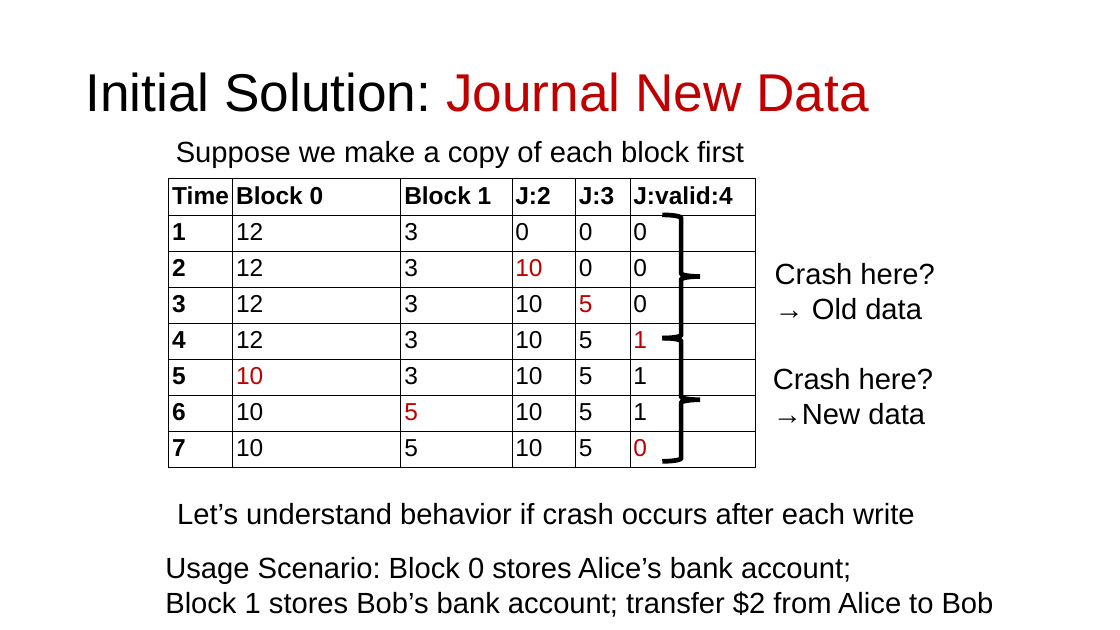
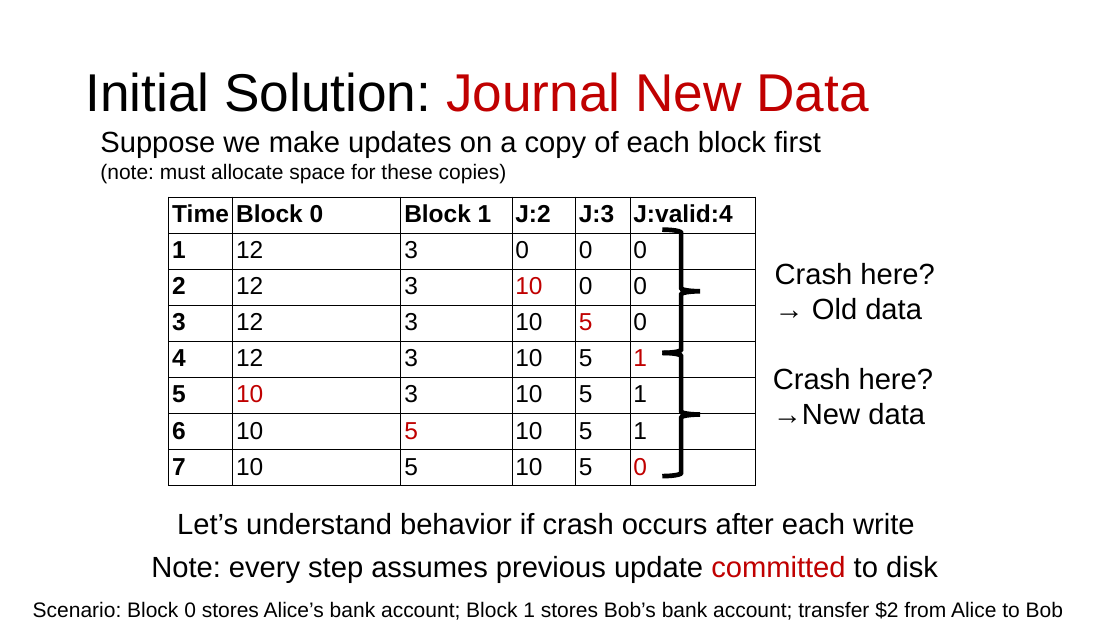
Before and after one commit to ngsrinivas/coursegen, a slide deck: slide 26 of ex/416-F23/staging/416-F23/lectures/13-crash-consistency.pptx. Drawn at 1120x630 pixels with LibreOffice and Linux fonts; fonts in the diff are those of the drawing. Boxes give left, top, right and bottom in pixels: in the first picture for what was removed or moved away, otherwise in the second. Text is boxed around its words. In the diff, an @@ line names an element or a change of style, - is before the commit and + after.

Commit message:
Revise crash consistency lectures

```diff
--- a/ex/416-F23/staging/416-F23/lectures/13-crash-consistency.pptx
+++ b/ex/416-F23/staging/416-F23/lectures/13-crash-consistency.pptx
@@ text at box(100, 131, 821, 184): text changed @@
-Suppose we make a copy of each block first
+Suppose we make updates on a copy of each block first
+(note: must allocate space for these copies)
@@ table: place and size @@
-table at box(169, 179, 755, 468)
+table at box(169, 197, 755, 486)
@@ right brace: place and size @@
-right brace at box(662, 215, 700, 339)
+right brace at box(662, 229, 700, 353)
@@ right brace: place and size @@
-right brace at box(662, 339, 700, 462)
+right brace at box(662, 353, 700, 476)
@@ text "Let’s understand behavior if crash ...": place and size @@
-text "Let’s understand behavior if crash ..." at box(177, 503, 914, 525)
+text "Let’s understand behavior if crash ..." at box(177, 513, 914, 535)
@@ text added at box(151, 556, 938, 583), 25 pt, text #000000 @@
+Note: every step assumes previous update committed to disk
@@ text at box(33, 601, 1063, 620): text changed; size 25 to 18 pt @@
-Usage Scenario: Block 0 stores Alice’s bank account;
-Block 1 stores Bob’s bank account; transfer $2 from Alice to Bob
+Scenario: Block 0 stores Alice’s bank account; Block 1 stores Bob’s bank account; transfer $2 from Alice to Bob
```
Also in this commit, not shown: 28 other slides changed, 1 slide removed, 1 other file.
